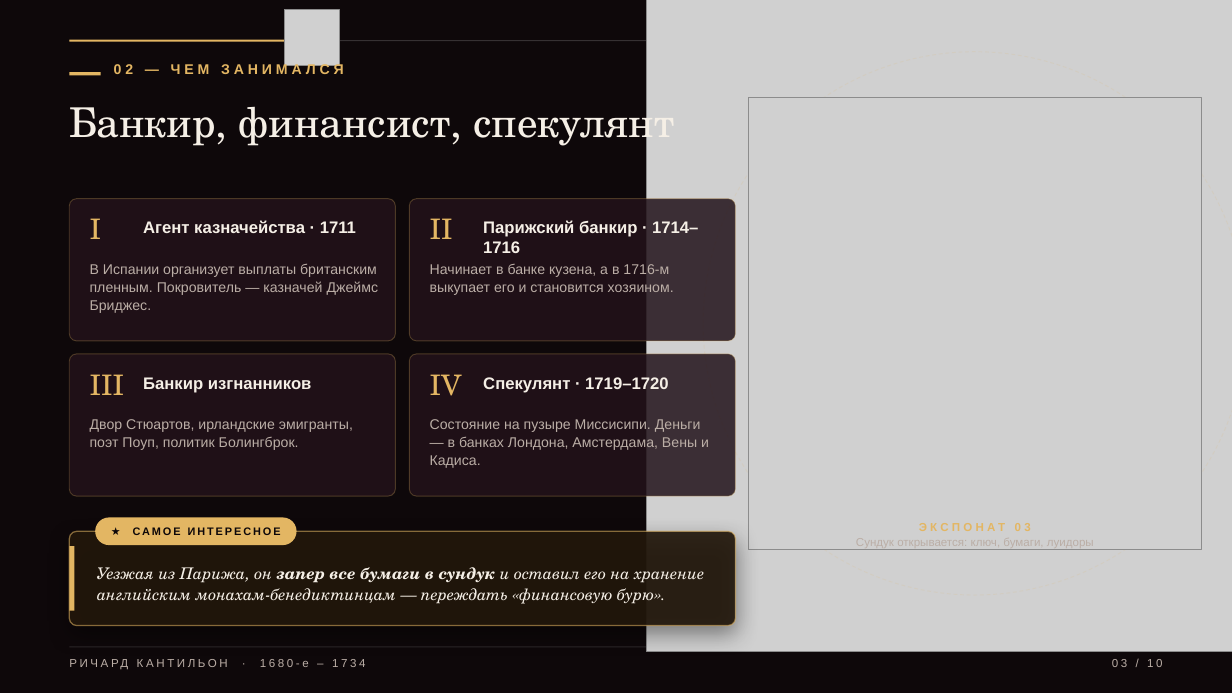
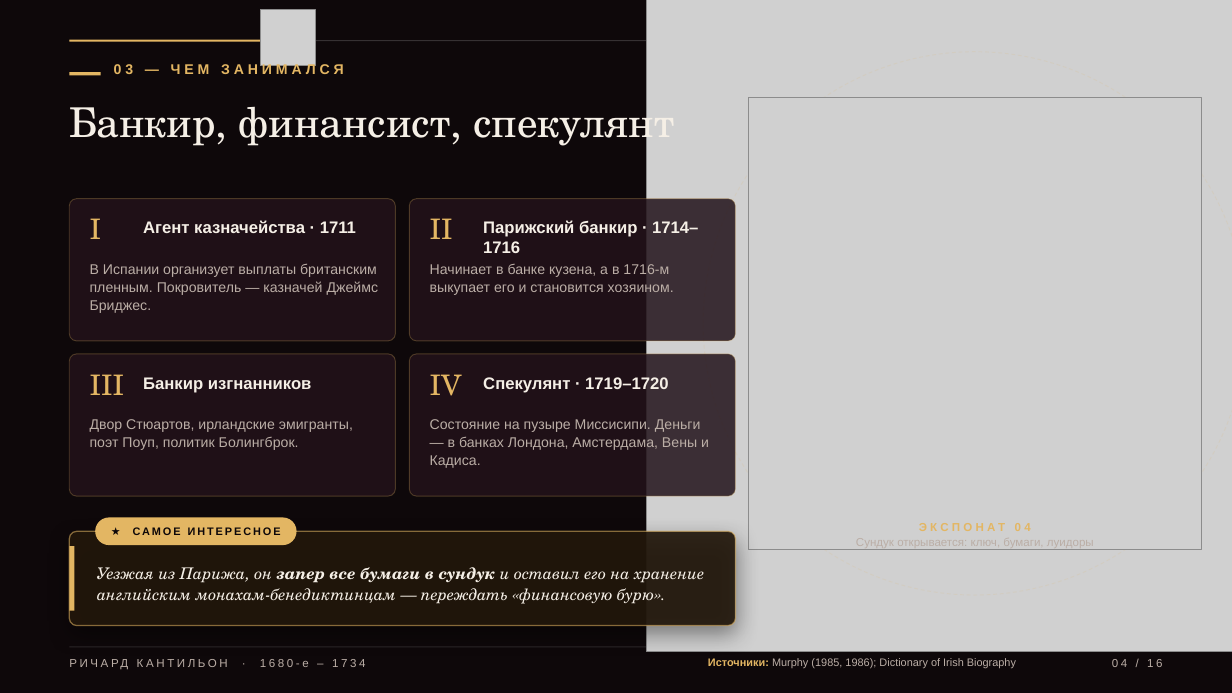
Before and after one commit to overbaffe1/omgGame, a slide deck: slide 4 of exports/cantillon-3d-presentation.pptx (slide 3 before the commit). Drawn at 1232x693 pixels with LibreOffice and Linux fonts; fonts in the diff are those of the drawing; grey boxes stand for pictures; background and template pictures are left out. Boxes give left, top, right and bottom in pixels: in the first picture for what was removed or moved away, otherwise in the second. Text is boxed around its words. In the diff, an @@ line names an element or a change of style, - is before the commit and + after.

```diff
--- a/exports/cantillon-3d-presentation.pptx
+++ b/exports/cantillon-3d-presentation.pptx
@@ picture added at [261, 10, 316, 66] @@
@@ picture removed at [285, 10, 340, 66] @@
@@ rectangle: place and size @@
-rectangle at [69, 40, 312, 42]
+rectangle at [69, 40, 288, 42]
@@ text at [114, 62, 344, 74]: text changed @@
-02 — ЧЕМ ЗАНИМАЛСЯ
+03 — ЧЕМ ЗАНИМАЛСЯ
@@ text at [919, 523, 1031, 531]: text changed @@
-ЭКСПОНАТ 03
+ЭКСПОНАТ 04
@@ text added at [708, 658, 1016, 669], 8.5 pt, text #BBAEA6 @@
+Источники: Murphy (1985, 1986); Dictionary of Irish Biography
@@ text at [1112, 659, 1162, 667]: text changed @@
-03 / 10
+04 / 16
```
Also in this commit, not shown: 9 other slides changed, 6 slides added, 24 other files.
